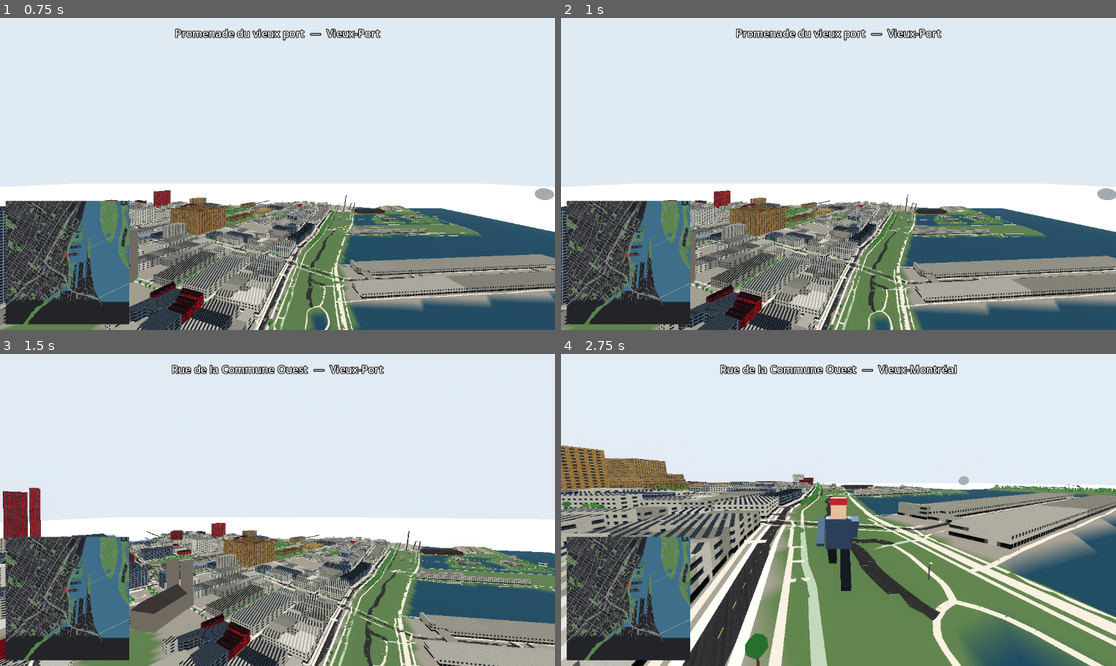
Above: before the commit, frames 1-4 (two rows, left to right).
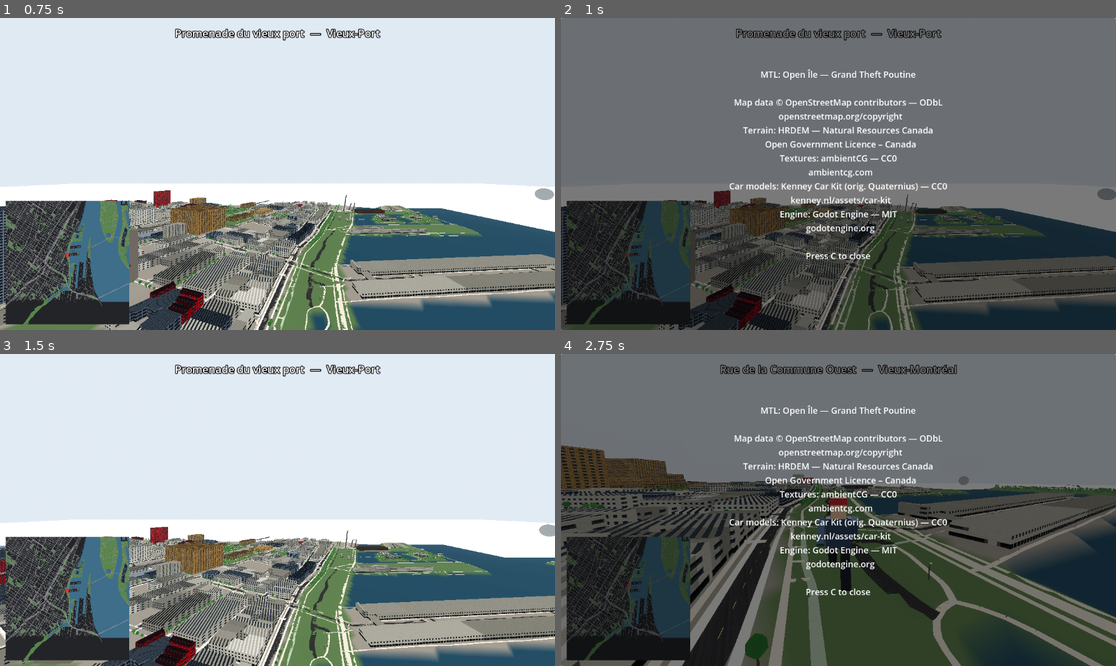
Above: after the commit, the same moments.

Repository: Aymanbalaa/grand-theft-poutine
Game: Godot game, scene res://scenes/main.tscn
The game is run twice, just before and just after one commit, with the same random seed, the same clock (stepped at 60 frames per second) and the same inputs.
Inputs (mouse positions are in pixels of both pictures, inside the frame that each line leads up to):
- Up to frame 1 (0.75 s): move the mouse to (305, 174) at 0.52 s; hold W (move_forward) from 0.53 s (still down); hold F (toggle_fly) from 0.53 s (still down)
- Up to frame 2 (1 s): keep holding W (move_forward); keep holding F (toggle_fly); tap Space (jump) at 0.77 s; tap C (credits, bound only after the commit) at 0.8 s
- Up to frame 3 (1.5 s): keep holding W (move_forward); move the mouse to (249, 510) at 1.27 s; release F (toggle_fly) at 1.28 s; tap C (credits, bound only after the commit) at 1.35 s
- Up to frame 4 (2.75 s): keep holding W (move_forward); tap Space (jump) at 1.52 s; tap F (toggle_fly) at 1.55 s; move the mouse to (849, 503) at 2.02 s; hold Shift (sprint) from 2.03 s (still down); tap C (credits, bound only after the commit) at 2.3 s

Frame 1 is identical in both runs. In frame 2, 95% of the frame differs, in the area x 0-100%, y 0-100%; in frame 3, 29%; in frame 4, 94%.

Commit message:
game: credits overlay with asset attributions

Diff:
--- a/game/scenes/main.tscn
+++ b/game/scenes/main.tscn
@@ -9,6 +9,7 @@
 [ext_resource type="PackedScene" path="res://scenes/player.tscn" id="7"]
 [ext_resource type="Script" path="res://scripts/hud.gd" id="8"]
 [ext_resource type="Script" path="res://scripts/light_pool.gd" id="9"]
+[ext_resource type="Script" path="res://scripts/credits.gd" id="10"]
 
 [sub_resource type="ProceduralSkyMaterial" id="sky_mat"]
 sky_top_color = Color(0.35, 0.55, 0.8, 1)
@@ -139,3 +140,26 @@
 text = "0 km/h"
 
 [node name="Player" parent="." instance=ExtResource("7")]
+
+[node name="Credits" type="CanvasLayer" parent="."]
+layer = 10
+script = ExtResource("10")
+
+[node name="Panel" type="Panel" parent="Credits"]
+anchors_preset = 15
+anchor_right = 1.0
+anchor_bottom = 1.0
+self_modulate = Color(0.06, 0.07, 0.09, 0.88)
+
+[node name="Label" type="Label" parent="Credits/Panel"]
+anchors_preset = 8
+anchor_left = 0.5
+anchor_top = 0.5
+anchor_right = 0.5
+anchor_bottom = 0.5
+offset_left = -320.0
+offset_top = -220.0
+offset_right = 320.0
+offset_bottom = 220.0
+theme_override_font_sizes/font_size = 18
+horizontal_alignment = 1
--- /dev/null
+++ b/game/scripts/credits.gd
@@ -0,0 +1,25 @@
+extends CanvasLayer
+# C toggles the attribution overlay. Content mirrors CREDITS.md.
+
+const TEXT := """MTL: Open Île — Grand Theft Poutine
+
+Map data © OpenStreetMap contributors — ODbL
+  openstreetmap.org/copyright
+Terrain: HRDEM — Natural Resources Canada
+  Open Government Licence – Canada
+Textures: ambientCG — CC0
+  ambientcg.com
+Car models: Kenney Car Kit (orig. Quaternius) — CC0
+  kenney.nl/assets/car-kit
+Engine: Godot Engine — MIT
+  godotengine.org
+
+Press C to close"""
+
+func _ready() -> void:
+	visible = false
+	($Panel/Label as Label).text = TEXT
+
+func _unhandled_input(event: InputEvent) -> void:
+	if event.is_action_pressed("credits"):
+		visible = not visible
--- a/game/scripts/player.gd
+++ b/game/scripts/player.gd
@@ -13,7 +13,7 @@
 static func ensure_actions() -> void:
 	var defs := [["move_forward", KEY_W], ["move_back", KEY_S], ["move_left", KEY_A],
 			["move_right", KEY_D], ["jump", KEY_SPACE], ["sprint", KEY_SHIFT],
-			["toggle_fly", KEY_F], ["enter_exit", KEY_E]]
+			["toggle_fly", KEY_F], ["enter_exit", KEY_E], ["credits", KEY_C]]
 	for d in defs:
 		if not InputMap.has_action(d[0]):
 			InputMap.add_action(d[0])
--- a/game/tests/smoke_test.gd
+++ b/game/tests/smoke_test.gd
@@ -89,6 +89,11 @@
 		quit(1)
 		return
 	print("LIGHTS OK: %d lamps" % pool.call("lamp_count"))
+	if root.get_node_or_null("Credits") == null or not InputMap.has_action("credits"):
+		push_error("FAIL: credits overlay or action missing")
+		quit(1)
+		return
+	print("CREDITS OK")
 	var drive_car := cars.get_child(0) as Car
 	player.global_position = drive_car.global_position + Vector3(2.5, 1.0, 0)
 	await physics_frame
Not shown: 1 places in game/scenes/main.tscn that only renumber resources
Not shown, added: game/scripts/light_pool.gd.uid
